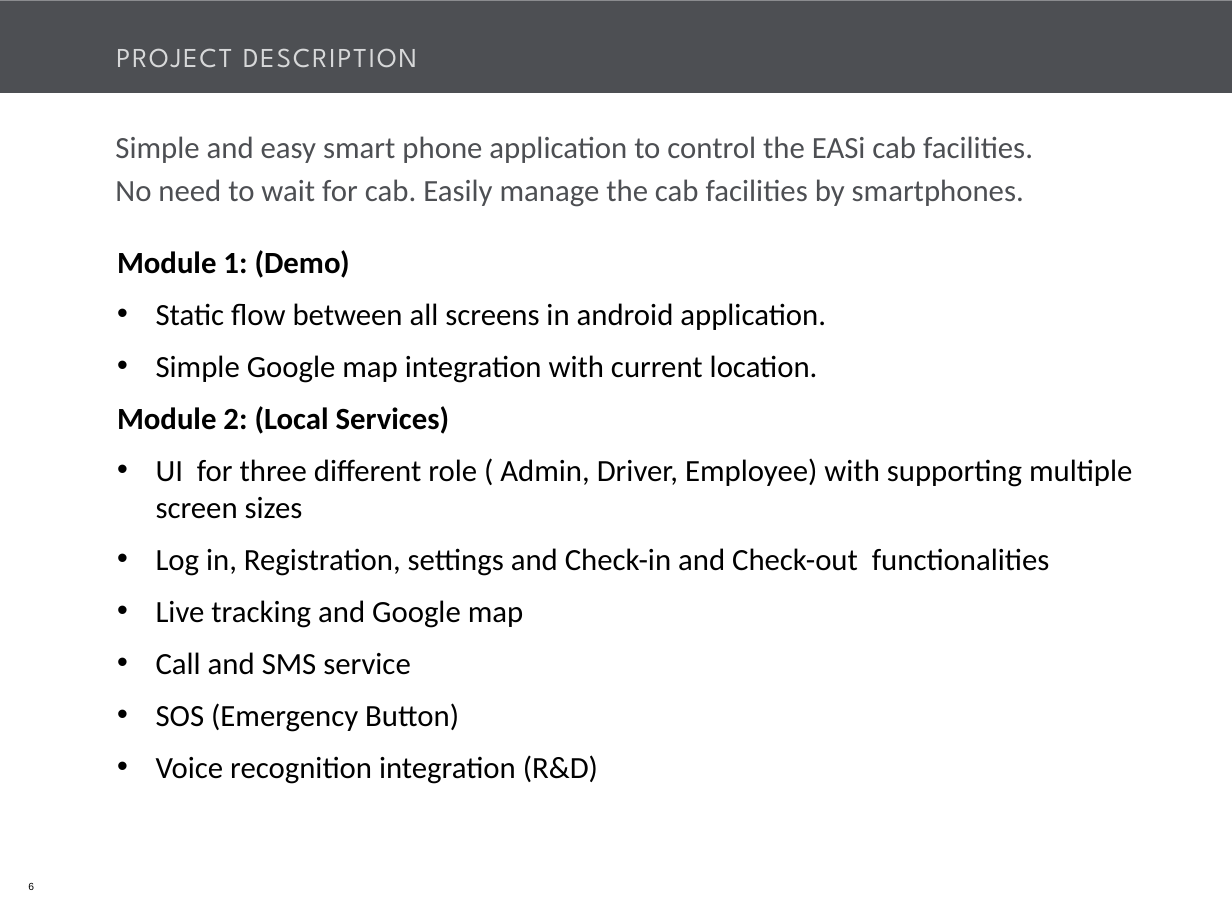
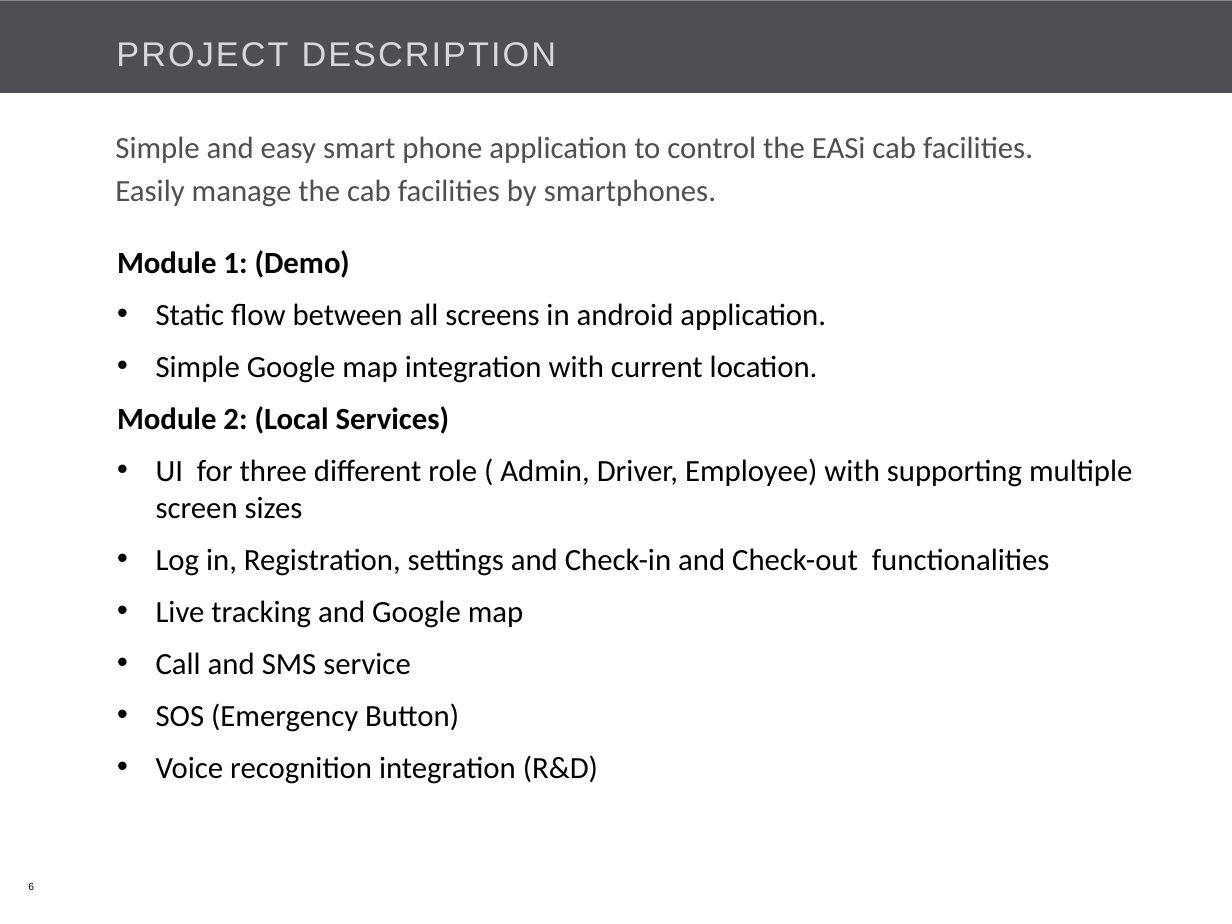
Before and after one commit to Bajarangi/demo, a slide deck: slide 6 of trunk/EasiCab/Documents/EASiCab_POC_kick off.pptx. Drawn at 1232x924 pixels with LibreOffice and Linux fonts; fonts in the diff are those of the drawing; background and template pictures are left out. Boxes give left, top, right and bottom in pixels: in the first picture for what was removed or moved away, otherwise in the second. Text is boxed around its words. In the diff, an @@ line names an element or a change of style, - is before the commit and + after.

```diff
--- a/trunk/EasiCab/Documents/EASiCab_POC_kick off.pptx
+++ b/trunk/EasiCab/Documents/EASiCab_POC_kick off.pptx
@@ title "PROJECT DESCRIPTION" at <box>116,42,556,67</box>: size 16 to 20 pt, font League Spartan to Arial @@
@@ text at <box>115,179,716,207</box>: text changed @@
-No need to wait for cab. Easily manage the cab facilities by smartphones.
+Easily manage the cab facilities by smartphones.
```
Also in this commit, not shown: 19 other slides changed, 1 slide added.
